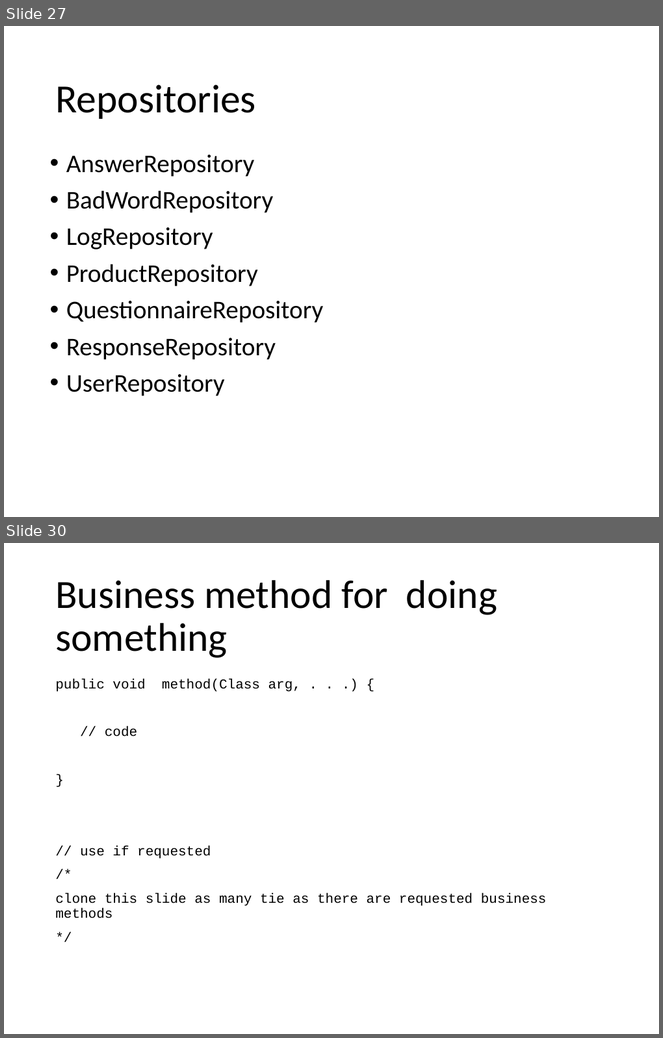
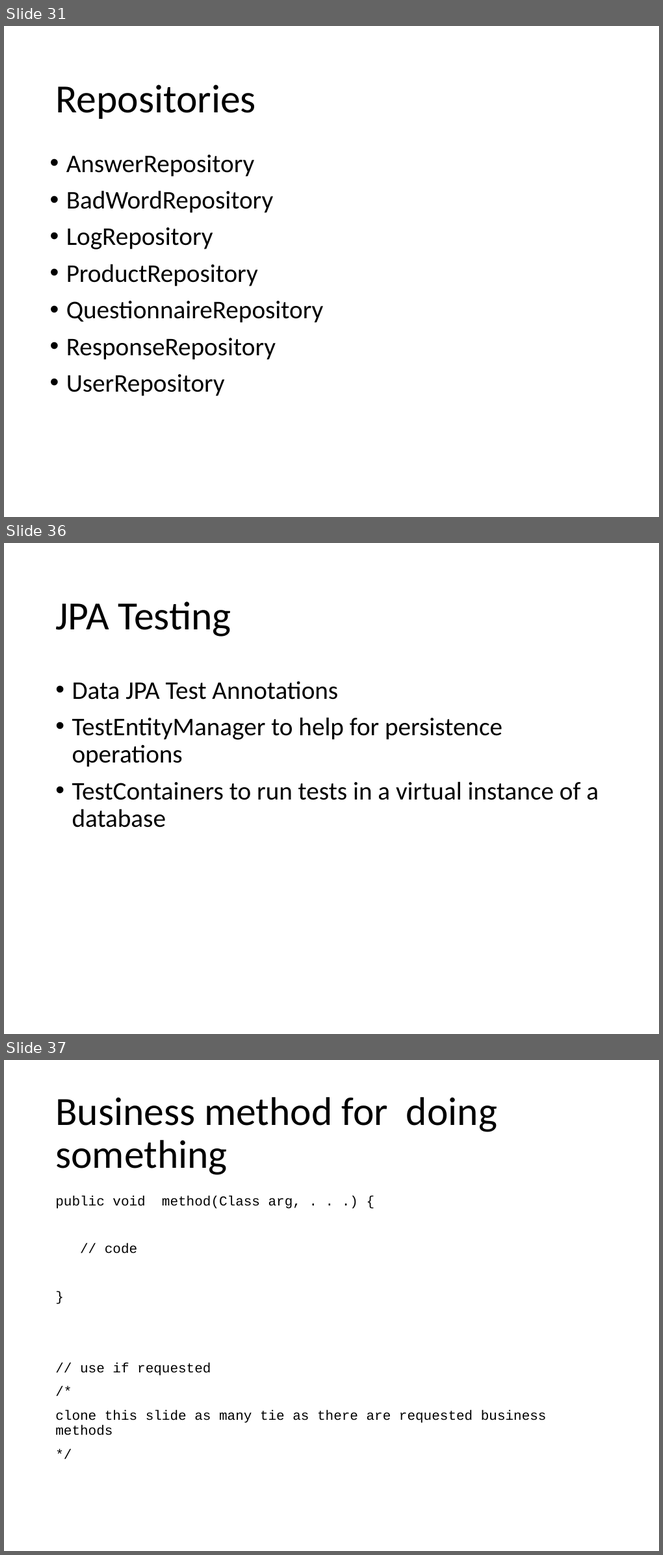
Before and after one commit to Paso198/Gamified-Marketing-Application, a slide deck: Design.pptx. Shown one above the other, each under a label of ours: slides 27 and 30 before the commit, slides 31, 36 and 37 after it; the slides between them are not shown. The pictures are 663x1038 and 663x1555 pixels, drawn with LibreOffice and Linux fonts; fonts in the diff are those of the drawing. Boxes give left, top, right and bottom in pixels: in the first picture for what was removed or moved away, otherwise in the second. Text is boxed around its words. In the diff, an @@ line names an element or a change of style, - is before the commit and + after.

```diff
--- a/Design.pptx
+++ b/Design.pptx
@@ slide 36 added at (4, 543, 659, 1034), background #FFFFFF @@
@@ title added at (55, 601, 232, 637), 44 pt, text #000000 @@
+JPA Testing
@@ text added at (72, 681, 599, 828), 28 pt, text #000000 @@
+• Data JPA Test Annotations
+• TestEntityManager to help for persistence operations
+• TestContainers to run tests in a virtual instance of a database
@@ what was slide 27 is now slide 31 @@
@@ what was slide 30 is now slide 37 @@
```
Also in this commit, not shown: 2 slides changed, 7 other slides added, 1 slide removed.
